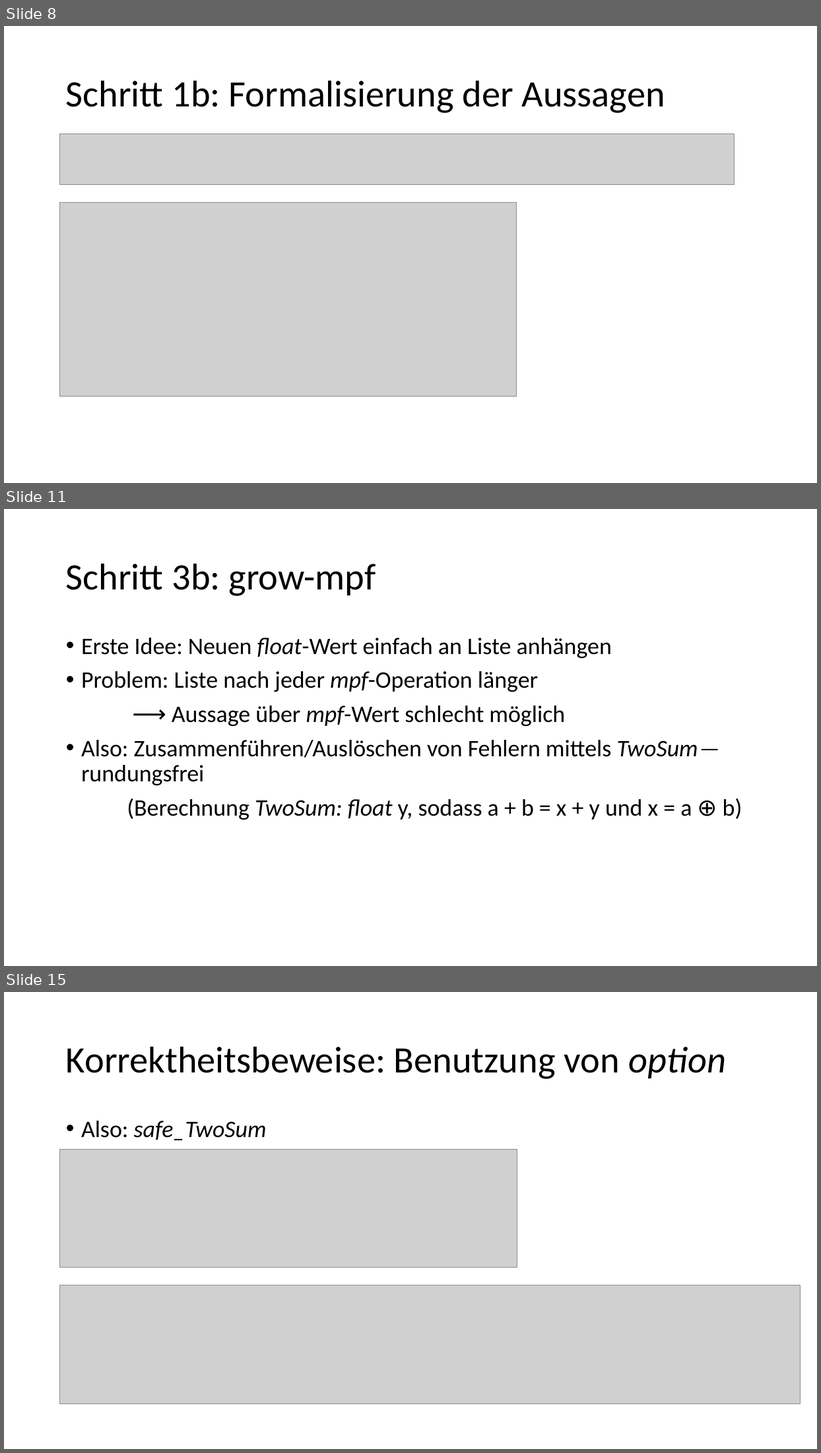
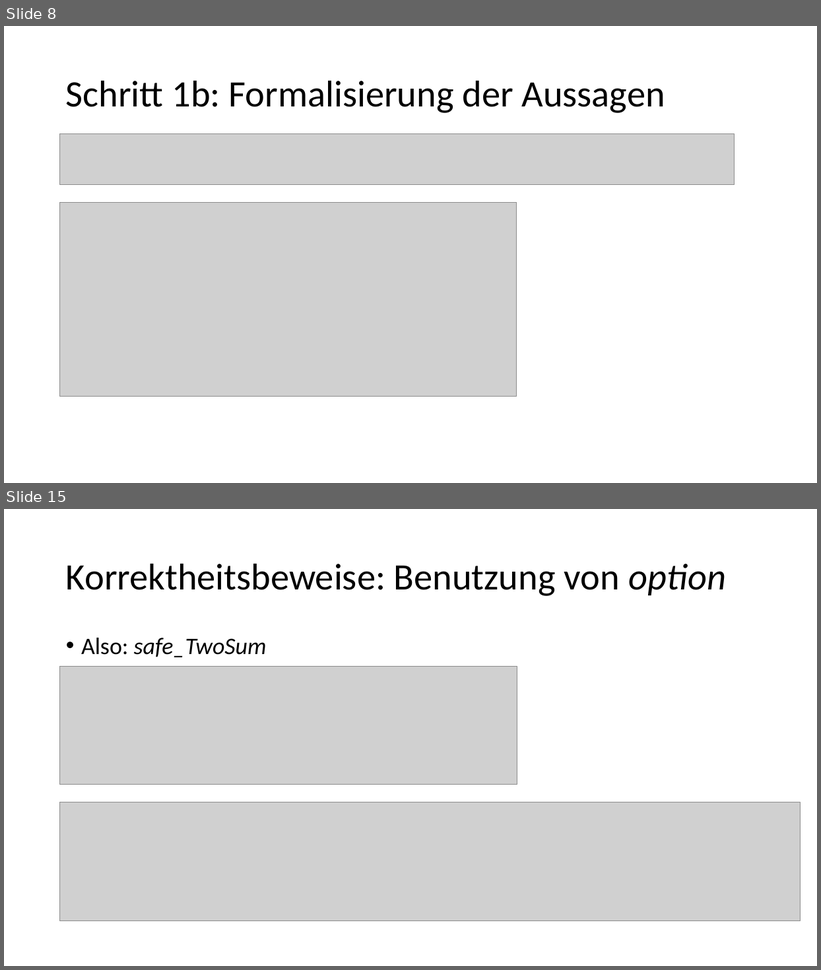
Before and after one commit to Helli/IsabelleBasicNumericalProofs, a slide deck: Vortrag.pptx. Shown one above the other, each under a label of ours: slides 8, 11 and 15 before the commit, slides 8 and 15 after it; the slides between them are not shown. The pictures are 821x1453 and 821x970 pixels, drawn with LibreOffice and Linux fonts; fonts in the diff are those of the drawing; grey boxes stand for pictures. Boxes give left, top, right and bottom in pixels: in the first picture for what was removed or moved away, otherwise in the second. Text is boxed around its words. In the diff, an @@ line names an element or a change of style, - is before the commit and + after.

```diff
--- a/Vortrag.pptx
+++ b/Vortrag.pptx
@@ slide 11 removed at bbox=[4, 509, 817, 966], background #FFFFFF @@
@@ title removed at bbox=[66, 563, 376, 596] @@
-Schritt 3b: grow-mpf
@@ text removed at bbox=[81, 638, 743, 820] @@
-• Erste Idee: Neuen float-Wert einfach an Liste anhängen
-• Problem: Liste nach jeder mpf-Operation länger
-⟶ Aussage über mpf-Wert schlecht möglich
-• Also: Zusammenführen/Auslöschen von Fehlern mittels TwoSum ─ rundungsfrei
-(Berechnung TwoSum: float y, sodass a + b = x + y und x = a ⊕ b)
```
Also in this commit, not shown: 10 slides changed, 1 slide added, 3 other slides removed, 1 other file.
